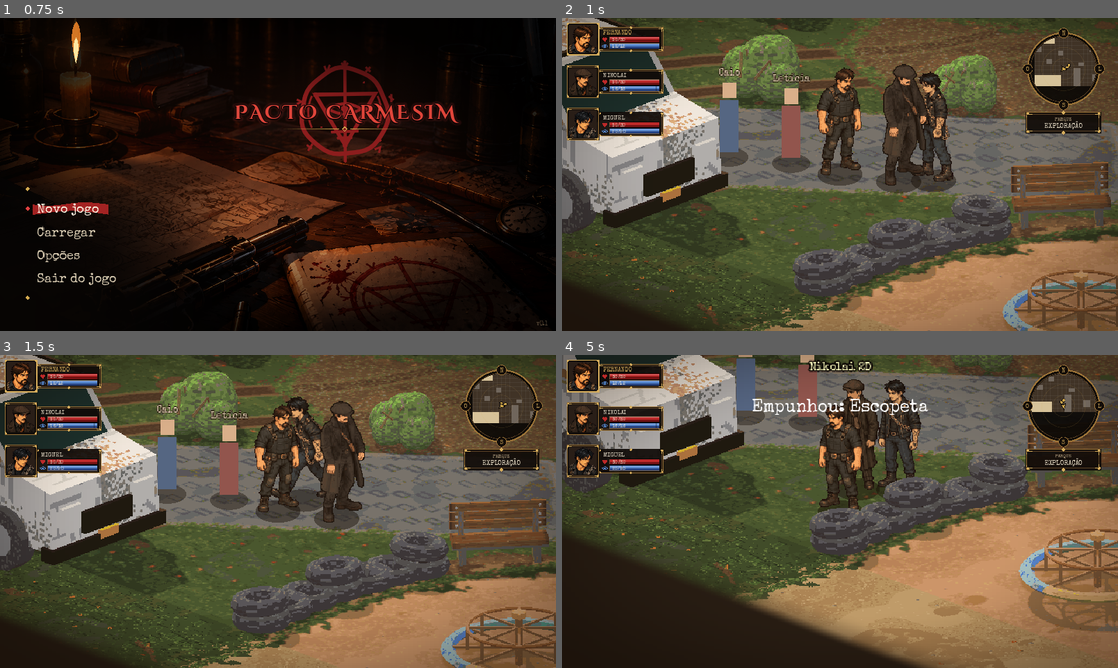
Above: before the commit, frames 1-4 (two rows, left to right).
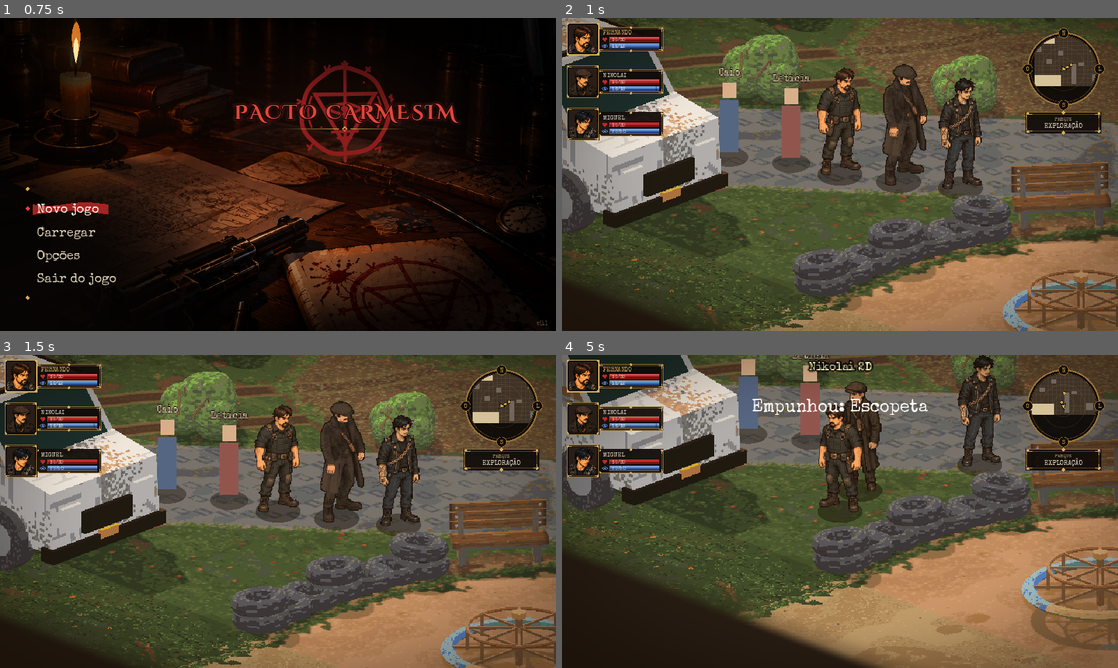
Above: after the commit, the same moments.

Repository: Brombilaa/game
Game: Godot game, scene res://scenes/menu/main_menu.tscn
Two runs of this game, one before a commit and one after it. Both use one fixed random seed, a clock stepped at 60 frames per second and the inputs below.
Inputs (mouse positions are in pixels of both pictures, inside the frame that each line leads up to):
- Up to frame 1 (0.75 s): tap Enter (ui_accept) at 0.5 s; hold Right (ui_right) from 0.53 s (still down); tap R at 0.6 s; click (278, 174) at 0.67 s
- Up to frame 2 (1 s): keep holding Right (ui_right); tap Enter (ui_accept) at 0.77 s
- Up to frame 3 (1.5 s): move the mouse to (166, 527) at 1.27 s; release Right (ui_right) at 1.28 s; hold Down (ui_down) from 1.28 s (still down); tap Space at 1.35 s
- Up to frame 4 (5 s): tap Enter (ui_accept) at 1.52, 3.02, 3.77, 4.52 s; move the mouse to (895, 442) at 2.02 s; release Down (ui_down) at 2.03 s; hold Right (ui_right) 2.03-2.78 s; tap Tab at 2.1 s; move the mouse to (812, 574) at 2.77 s; hold Up (ui_up) 2.78-3.53 s; tap 1 at 2.85 s; click (812, 574) at 2.92 s; move the mouse to (1006, 558) at 3.52 s; hold Left (ui_left) from 3.53 s (still down); tap Q at 3.6 s; move the mouse to (673, 464) at 4.27 s; tap V at 4.35 s

Frame 1 is identical in both runs. In frame 2, 3.1% of the frame differs, in the area x 62-94%, y 14-58%; in frame 3, 3.4%; in frame 4, 39%, in the area x 0-100%, y 0-100%.
Error in both runs: Cannot call method 'set_input_as_handled' on a null value. (res://scripts/ui/main_menu.gd:359)

Commit message:
Refinar colisão do parque (balanço e pneus) (#90)
* Colisão do parque: pés do balanço sólidos e pneus alinhados ao desenho

Co-Authored-By: Claude Sonnet 5.5 <noreply@anthropic.com>
Claude-Session: https://claude.ai/code/session_01EDsCLDGAJjVikaSQJXMVUG

* Teste do parque: ponto em frente à árvore acompanha os pneus movidos

Co-Authored-By: Claude Sonnet 5.5 <noreply@anthropic.com>
Claude-Session: https://claude.ai/code/session_01EDsCLDGAJjVikaSQJXMVUG

---------

Co-authored-by: Claude <noreply@anthropic.com>

Diff:
--- a/data/cenarios/parque.json
+++ b/data/cenarios/parque.json
@@ -25,7 +25,11 @@
 		{"id": "banco_2", "rect": [680, 590, 90, 50]},
 		{"id": "banco_quebrado", "rect": [860, 375, 80, 50]},
 		{"id": "carrossel", "rect": [905, 775, 110, 110]},
-		{"id": "balanco", "rect": [1130, 670, 130, 60]},
+		{"id": "balanco", "rect": [1130, 670, 130, 60], "_nota": "só o assento; os quatro pés da armação são os balanco_pe_*"},
+		{"id": "balanco_pe_1", "rect": [1109, 616, 20, 20]},
+		{"id": "balanco_pe_2", "rect": [1109, 760, 20, 20]},
+		{"id": "balanco_pe_3", "rect": [1262, 616, 18, 20]},
+		{"id": "balanco_pe_4", "rect": [1261, 763, 19, 20]},
 		{"id": "arvore", "rect": [1065, 135, 130, 130]},
 		{"id": "mata_1", "rect": [820, 28, 380, 64], "_nota": "sebe inteira, com a abertura, como parede"},
 		{"id": "mata_2", "rect": [1040, 60, 240, 60], "_nota": "sebe atrás da árvore, como parede"},
@@ -33,8 +37,8 @@
 		{"id": "arbusto_2", "rect": [365, 405, 80, 70]},
 		{"id": "arbusto_3", "rect": [180, 535, 90, 70]},
 		{"id": "arbusto_4", "rect": [1190, 295, 90, 70]},
-		{"id": "pneus_oeste", "rect": [610, 680, 110, 280]},
-		{"id": "pneus_arvore", "rect": [1170, 335, 90, 80]}
+		{"id": "pneus_oeste", "rect": [572, 612, 76, 316], "_nota": "três pneus alinhados em x≈610 (y 645 a 890); medido sobre o fundo em 5/11"},
+		{"id": "pneus_arvore", "rect": [1112, 312, 78, 75], "_nota": "pilha de dois pneus ao lado da árvore; medido sobre o fundo em 5/11"}
 	],
 	"pistas": [
 		{"id": "marcas_pneu", "pos": [760, 560], "raio": 70, "ordem": 1, "bolinha": [0, -28], "texto": "Marcas largas de pneu. Vão da terra central até a entrada, como se algo tivesse sido arrastado."},
--- a/tests/test_parque.gd
+++ b/tests/test_parque.gd
@@ -57,8 +57,28 @@
 	# A árvore, os arbustos e os pneus mantêm o grupo afastado (Léo, 30/10): ninguém chega colado no tronco.
 	var near_tree: PackedVector2Array = room.pathfinder.find_path(room.player.pos, Vector2(1130, 250), room._obstacles(room.player), room.player.radius)
 	_check(near_tree.is_empty(), "não há rota até o pé da árvore")
-	var by_tree: PackedVector2Array = room.pathfinder.find_path(room.player.pos, Vector2(1130, 320), room._obstacles(room.player), room.player.radius)
+	var by_tree: PackedVector2Array = room.pathfinder.find_path(room.player.pos, Vector2(1130, 285), room._obstacles(room.player), room.player.radius)
 	_check(by_tree.size() > 1, "há rota até a frente da árvore, a pista continua alcançável")
+
+	# Todas as pistas continuam alcançáveis a pé (há ponto livre dentro do raio com rota até lá).
+	for cid in room.scenario.clues:
+		var clue: Dictionary = room.scenario.clues[cid]
+		var reached := false
+		for angle in 16:
+			var goal: Vector2 = clue["pos"] + Vector2.RIGHT.rotated(TAU * angle / 16.0) * (float(clue["raio"]) - 4.0)
+			if Rect2(Vector2.ZERO, room.scenario.size).has_point(goal) and room.pathfinder.find_path(room.player.pos, goal, room._obstacles(room.player), room.player.radius).size() > 1:
+				reached = true
+				break
+		_check(reached, "pista alcançável a pé: " + cid)
+
+	# Os pés da armação do balanço bloqueiam o caminho; o espaço entre eles continua livre.
+	for i in range(1, 5):
+		var foot: Rect2 = room.scenario.colliders["balanco_pe_%d" % i]
+		_check(not Pathfinder.is_free(foot.get_center(), room._obstacles(room.player), room.player.radius), "pé %d do balanço é sólido" % i)
+	_check(Pathfinder.is_free(Vector2(1197, 640), room._obstacles(room.player), room.player.radius), "dá para passar entre os pés do balanço")
+	# Os pneus ficam onde estão no desenho: o do meio é sólido e o chão da areia ao lado, livre.
+	_check(not Pathfinder.is_free(Vector2(610, 765), room._obstacles(room.player), room.player.radius), "pneus a oeste são sólidos")
+	_check(Pathfinder.is_free(Vector2(700, 800), room._obstacles(room.player), room.player.radius), "a areia ao lado dos pneus é livre")
 
 	# A árvore só abre depois das outras pistas.
 	room._inspect("arvore_simbolo")
